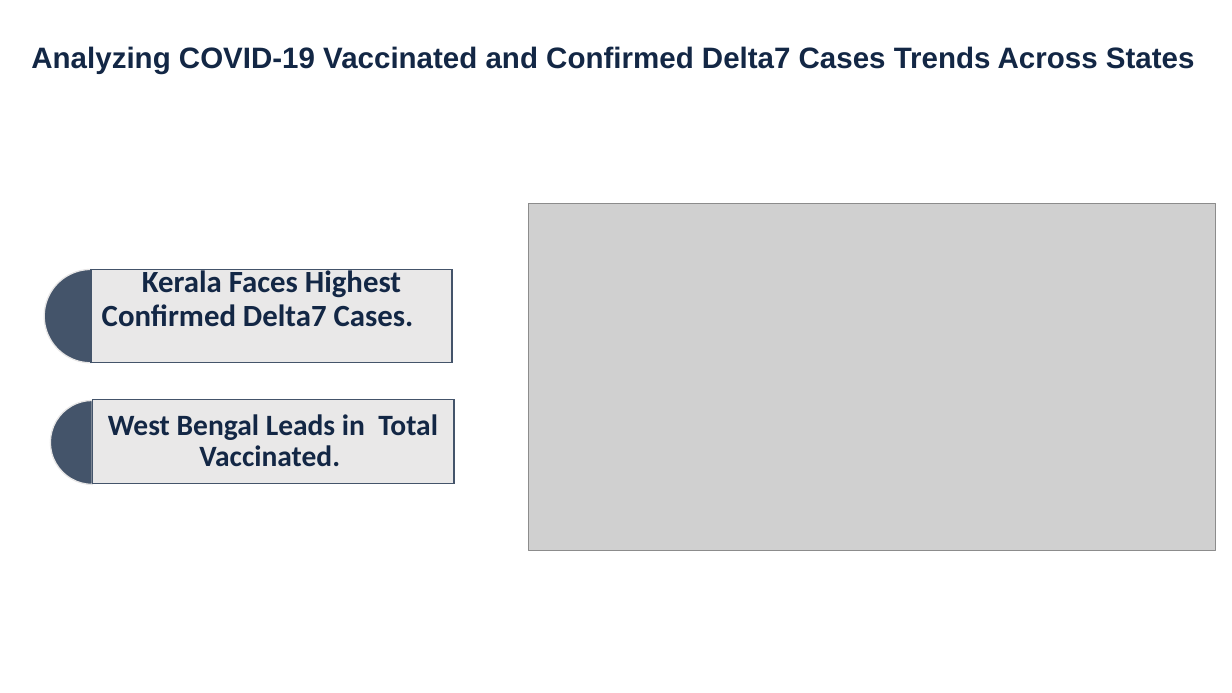
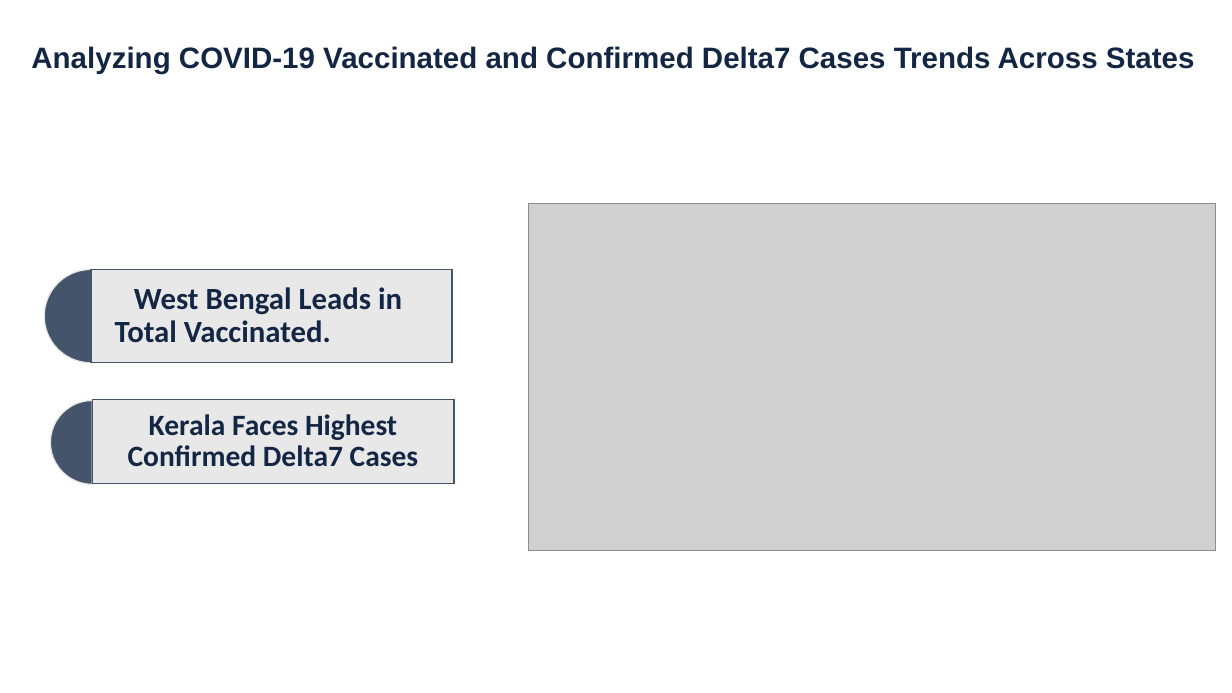
Before and after one commit to roshnipatidar/Covid19_Data_Analysis, a slide deck: slide 6 of PPT/Covid19 Data Analysis ppt.pptx. Drawn at 1232x693 pixels with LibreOffice and Linux fonts; fonts in the diff are those of the drawing; grey boxes stand for pictures; background and template pictures are left out. Boxes give left, top, right and bottom in pixels: in the first picture for what was removed or moved away, otherwise in the second. Text is boxed around its words. In the diff, an @@ line names an element or a change of style, - is before the commit and + after.

```diff
--- a/PPT/Covid19 Data Analysis ppt.pptx
+++ b/PPT/Covid19 Data Analysis ppt.pptx
@@ text "West Bengal Leads in Total ...": place and size @@
-text "West Bengal Leads in Total ..." at box(108, 414, 438, 467)
+text "West Bengal Leads in Total ..." at box(115, 287, 402, 343)
@@ text "West Bengal Leads in Total ..." at box(115, 287, 402, 343): size 23 to 24 pt @@
@@ text at box(128, 414, 419, 467): text changed; size 24 to 23 pt @@
-Kerala Faces Highest Confirmed Delta7 Cases.
+Kerala Faces Highest Confirmed Delta7 Cases
```
Also in this commit, not shown: 6 other slides changed, 1 slide removed.
